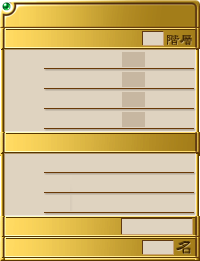
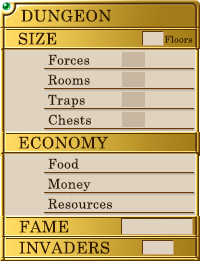
Layered file, before and after one edit (200 × 261). Changes by layer:
added layer "DUNGEON" above "INVADERS" over [21, 9, 111, 22]
added layer "INVADERS" above "FAME" over [19, 241, 110, 254]
added layer "FAME" above "ECONOMY" over [19, 220, 69, 233]
added layer "ECONOMY" above "SIZE" over [18, 136, 108, 149]
added layer "SIZE" above "Floors" over [18, 32, 57, 45]
added layer "Floors" above "Chests" over [164, 35, 193, 43]
added layer "Chests" above "Resources" over [48, 114, 91, 125]
added layer "Resources" above "Money" over [48, 198, 112, 209]
added layer "Money" above "Food" over [48, 178, 91, 192]
added layer "Food" above "Traps" over [48, 158, 79, 169]
added layer "Traps" above "Rooms" over [48, 94, 85, 108]
added layer "Rooms" above "Forces" over [48, 74, 90, 85]
added layer "Forces" above "Layer 2" over [48, 54, 90, 65]
painted on "Layer 1" over [167, 35, 193, 254]
